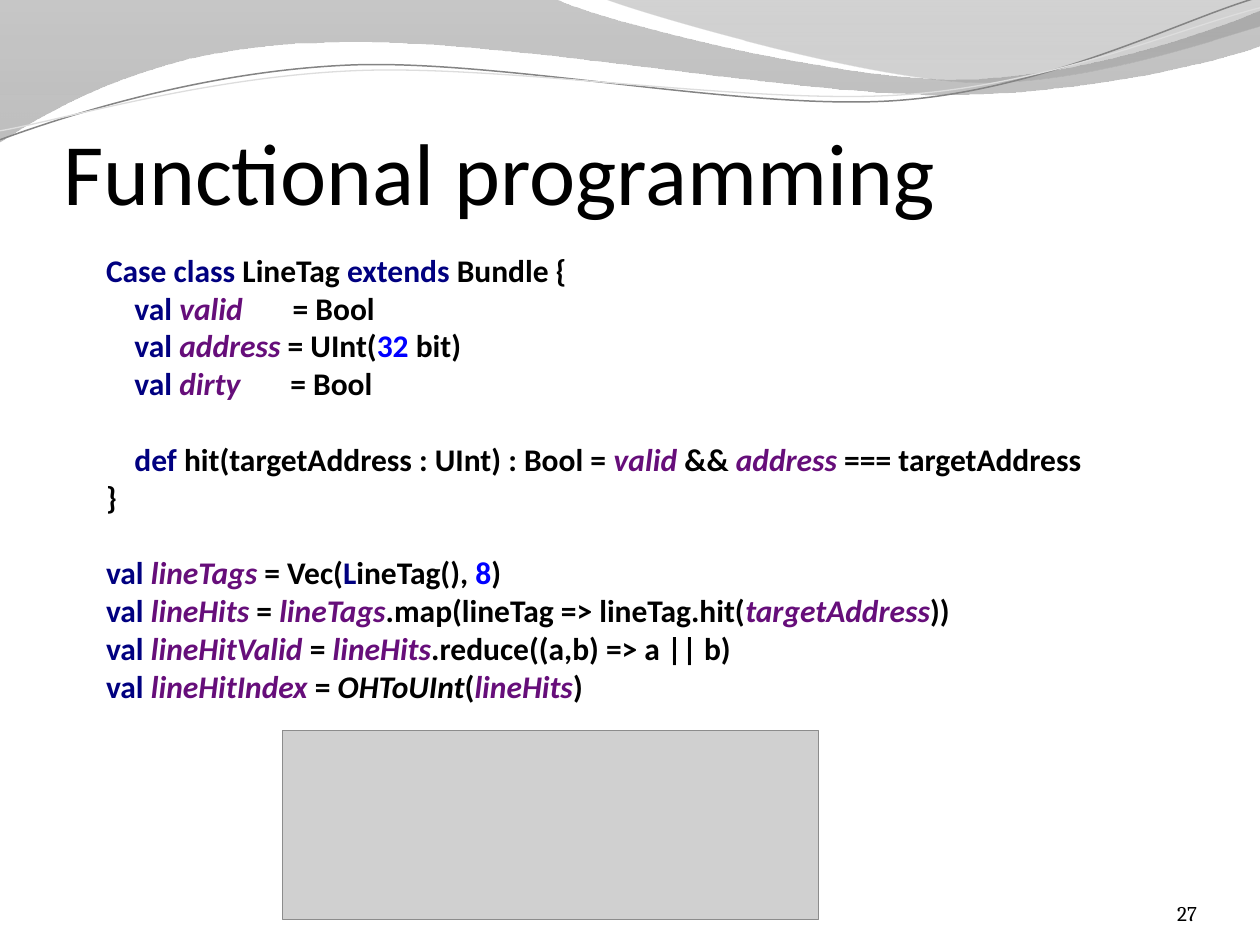
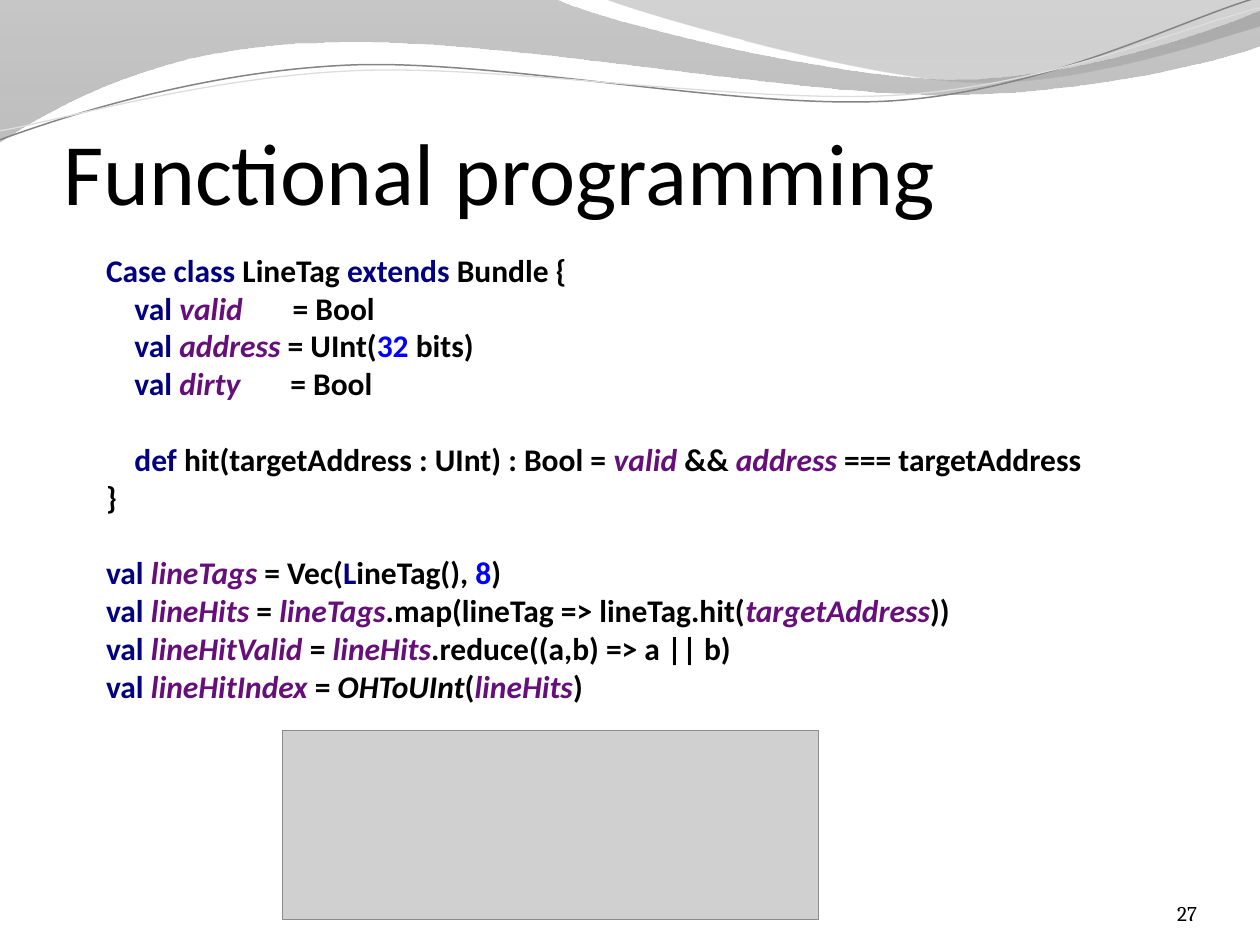
Before and after one commit to SpinalHDL/SpinalDoc, a slide deck: slide 27 of presentation/en/presentation.pptx. Drawn at 1260x945 pixels with LibreOffice and Linux fonts; fonts in the diff are those of the drawing; grey boxes stand for pictures; background and template pictures are left out. Boxes give left, top, right and bottom in pixels: in the first picture for what was removed or moved away, otherwise in the second. Text is boxed around its words. In the diff, an @@ line names an element or a change of style, - is before the commit and + after.

```diff
--- a/presentation/en/presentation.pptx
+++ b/presentation/en/presentation.pptx
@@ text at [106,260,1081,703]: text changed @@
-Case class LineTag extends Bundle {
-val valid = Bool
-val address = UInt(32 bit)
-val dirty = Bool
-def hit(targetAddress : UInt) : Bool = valid && address === targetAddress
-}
-val lineTags = Vec(LineTag(), 8)
-val lineHits = lineTags.map(lineTag => lineTag.hit(targetAddress))
-val lineHitValid = lineHits.reduce((a,b) => a || b)
-val lineHitIndex = OHToUInt(lineHits)
+Case class LineTag extends Bundle {
+val valid = Bool
+val address = UInt(32 bits)
+val dirty = Bool
+def hit(targetAddress : UInt) : Bool = valid && address === targetAddress
+}
+val lineTags = Vec(LineTag(), 8)
+val lineHits = lineTags.map(lineTag => lineTag.hit(targetAddress))
+val lineHitValid = lineHits.reduce((a,b) => a || b)
+val lineHitIndex = OHToUInt(lineHits)
```
Also in this commit, not shown: 12 other slides changed, 1 other file.
